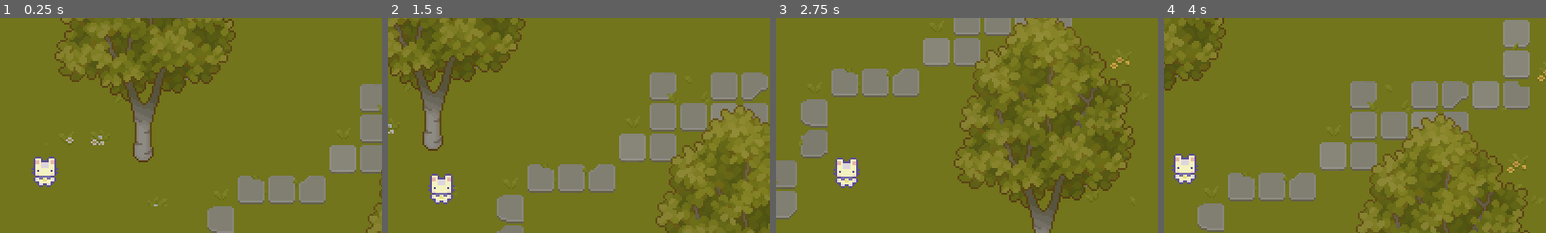
Above: before the commit, frames 1-4 (left to right).
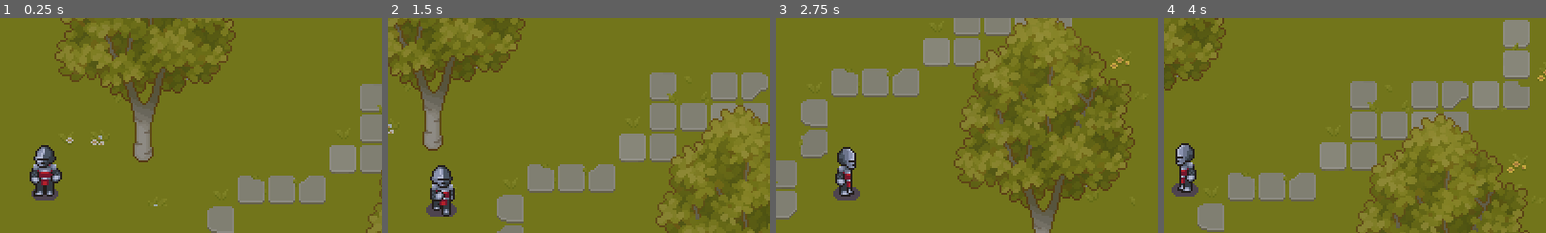
Above: after the commit, the same moments.

Repository: Spontaniczny/BiteHack2024
Game: Godot game, scene res://Levels/main.tscn
Same seed, same stepped clock (60 frames per second), same inputs: the game is played once before the commit and once after it.
Inputs:
- Up to frame 1 (0.25 s): no input
- Up to frame 2 (1.5 s): hold D (ui_right) 0.53-1.28 s; hold S (ui_down) from 1.28 s (still down)
- Up to frame 3 (2.75 s): release S (ui_down) at 2.03 s; hold D (ui_right) from 2.03 s (still down)
- Up to frame 4 (4 s): release D (ui_right) at 2.78 s; hold W (ui_up) 2.78-3.53 s; hold A (ui_left) from 3.53 s (still down)
The pictures show only the part of the screen within x 44-94%, y 14-64%; the shares and areas given below are measured in that part.

The runs differ from the first frame. In frame 1, 1.6% of the frame differs, in the area x 7-17%, y 59-85%; in frame 2, 1.4%; in frame 3, 1.4%; in frame 4, 1.4%.

Commit message:
Added player animations

Diff:
--- a/Characters/player_cat.gd
+++ b/Characters/player_cat.gd
@@ -1,7 +1,15 @@
 extends CharacterBody2D
 
 @export var move_speed: float = 75
+#@export var starting_tree : Vector2 = Vector2(0, 1)
+@export var starting_direction : Vector2 = Vector2(0, 1)
 
+@onready var animation_tree = $AnimationTree
+@onready var state_machine = animation_tree.get("parameters/playback")
+
+func _ready():
+	#animation_tree.set("parameters/idle/blend_position", starting_tree)
+	update_animation_parameters(starting_direction)
 
 func _physics_process(delta):
 	# get input
@@ -10,8 +18,22 @@
 		Input.get_action_strength("ui_down") - Input.get_action_strength("ui_up")
 	)
 
+	update_animation_parameters(input_direction)
+
 	# update velocity
 	velocity = input_direction * move_speed
 
 	# Move and slide
 	move_and_slide()
+	pick_new_state()
+
+func update_animation_parameters(move_input: Vector2):
+	if (move_input != Vector2.ZERO):
+		animation_tree.set("parameters/Walk/blend_position", move_input)
+		animation_tree.set("parameters/Idle/blend_position", move_input)
+
+func pick_new_state():
+	if(velocity != Vector2.ZERO):
+		state_machine.travel("Walk")
+	else:
+		state_machine.travel("Idle")
--- a/Characters/player_cat.tscn
+++ b/Characters/player_cat.tscn
@@ -1,28 +1,266 @@
-[gd_scene load_steps=5 format=3 uid="uid://d1dc60qdg6qx"]
+[gd_scene load_steps=28 format=3 uid="uid://d1dc60qdg6qx"]
 
 [ext_resource type="Script" path="res://Characters/player_cat.gd" id="1_ca8yp"]
-[ext_resource type="Texture2D" uid="uid://da8l75f6ba7w3" path="res://assets/Characters/Basic Charakter Spritesheet.png" id="1_n6mph"]
+[ext_resource type="Texture2D" uid="uid://cjrqqde36ay8q" path="res://assets/Characters/Knight.png" id="2_o7kxj"]
 
 [sub_resource type="RectangleShape2D" id="RectangleShape2D_lxoj5"]
-size = Vector2(10, 6)
+size = Vector2(24, 28)
+
+[sub_resource type="Animation" id="Animation_gjnyx"]
+length = 0.001
+tracks/0/type = "value"
+tracks/0/imported = false
+tracks/0/enabled = true
+tracks/0/path = NodePath("Sprite2D:frame")
+tracks/0/interp = 1
+tracks/0/loop_wrap = true
+tracks/0/keys = {
+"times": PackedFloat32Array(0),
+"transitions": PackedFloat32Array(1),
+"update": 1,
+"values": [0]
+}
+
+[sub_resource type="Animation" id="Animation_lfo7g"]
+resource_name = "idle_down"
+length = 0.4
+loop_mode = 1
+tracks/0/type = "value"
+tracks/0/imported = false
+tracks/0/enabled = true
+tracks/0/path = NodePath("Sprite2D:frame")
+tracks/0/interp = 1
+tracks/0/loop_wrap = true
+tracks/0/keys = {
+"times": PackedFloat32Array(0, 0.1, 0.2, 0.3),
+"transitions": PackedFloat32Array(1, 1, 1, 1),
+"update": 1,
+"values": [0, 1, 2, 3]
+}
+
+[sub_resource type="Animation" id="Animation_2np7q"]
+resource_name = "idle_up"
+length = 0.4
+loop_mode = 1
+tracks/0/type = "value"
+tracks/0/imported = false
+tracks/0/enabled = true
+tracks/0/path = NodePath("Sprite2D:frame")
+tracks/0/interp = 1
+tracks/0/loop_wrap = true
+tracks/0/keys = {
+"times": PackedFloat32Array(0, 0.1, 0.2, 0.3),
+"transitions": PackedFloat32Array(1, 1, 1, 1),
+"update": 1,
+"values": [12, 13, 14, 15]
+}
+
+[sub_resource type="Animation" id="Animation_2w4dn"]
+resource_name = "idle_right"
+length = 0.4
+loop_mode = 1
+tracks/0/type = "value"
+tracks/0/imported = false
+tracks/0/enabled = true
+tracks/0/path = NodePath("Sprite2D:frame")
+tracks/0/interp = 1
+tracks/0/loop_wrap = true
+tracks/0/keys = {
+"times": PackedFloat32Array(0, 0.1, 0.2, 0.3),
+"transitions": PackedFloat32Array(1, 1, 1, 1),
+"update": 1,
+"values": [8, 9, 10, 11]
+}
+
+[sub_resource type="Animation" id="Animation_6t35v"]
+resource_name = "idle_left"
+length = 0.4
+loop_mode = 1
+tracks/0/type = "value"
+tracks/0/imported = false
+tracks/0/enabled = true
+tracks/0/path = NodePath("Sprite2D:frame")
+tracks/0/interp = 1
+tracks/0/loop_wrap = true
+tracks/0/keys = {
+"times": PackedFloat32Array(0, 0.1, 0.2, 0.3),
+"transitions": PackedFloat32Array(1, 1, 1, 1),
+"update": 1,
+"values": [4, 5, 6, 7]
+}
+
+[sub_resource type="Animation" id="Animation_8pojk"]
+resource_name = "walk_left"
+length = 0.4
+loop_mode = 1
+tracks/0/type = "value"
+tracks/0/imported = false
+tracks/0/enabled = true
+tracks/0/path = NodePath("Sprite2D:frame")
+tracks/0/interp = 1
+tracks/0/loop_wrap = true
+tracks/0/keys = {
+"times": PackedFloat32Array(0, 0.1, 0.2, 0.3),
+"transitions": PackedFloat32Array(1, 1, 1, 1),
+"update": 1,
+"values": [20, 21, 22, 23]
+}
+
+[sub_resource type="Animation" id="Animation_suggj"]
+resource_name = "walk_right"
+length = 0.4
+loop_mode = 1
+tracks/0/type = "value"
+tracks/0/imported = false
+tracks/0/enabled = true
+tracks/0/path = NodePath("Sprite2D:frame")
+tracks/0/interp = 1
+tracks/0/loop_wrap = true
+tracks/0/keys = {
+"times": PackedFloat32Array(0, 0.1, 0.2, 0.3),
+"transitions": PackedFloat32Array(1, 1, 1, 1),
+"update": 1,
+"values": [24, 25, 26, 27]
+}
+
+[sub_resource type="Animation" id="Animation_otfpq"]
+resource_name = "walk_up"
+length = 0.4
+loop_mode = 1
+tracks/0/type = "value"
+tracks/0/imported = false
+tracks/0/enabled = true
+tracks/0/path = NodePath("Sprite2D:frame")
+tracks/0/interp = 1
+tracks/0/loop_wrap = true
+tracks/0/keys = {
+"times": PackedFloat32Array(0, 0.1, 0.2, 0.3),
+"transitions": PackedFloat32Array(1, 1, 1, 1),
+"update": 1,
+"values": [28, 29, 30, 31]
+}
+
+[sub_resource type="Animation" id="Animation_4uyia"]
+resource_name = "walk_down"
+length = 0.4
+loop_mode = 1
+tracks/0/type = "value"
+tracks/0/imported = false
+tracks/0/enabled = true
+tracks/0/path = NodePath("Sprite2D:frame")
+tracks/0/interp = 1
+tracks/0/loop_wrap = true
+tracks/0/keys = {
+"times": PackedFloat32Array(0, 0.1, 0.2, 0.3),
+"transitions": PackedFloat32Array(1, 1, 1, 1),
+"update": 1,
+"values": [16, 17, 18, 19]
+}
 
 [sub_resource type="AnimationLibrary" id="AnimationLibrary_w76hy"]
-
-[node name="PlayerCat" type="CharacterBody2D"]
+_data = {
+"RESET": SubResource("Animation_gjnyx"),
+"idle_down": SubResource("Animation_lfo7g"),
+"idle_left": SubResource("Animation_6t35v"),
+"idle_right": SubResource("Animation_2w4dn"),
+"idle_up": SubResource("Animation_2np7q"),
+"walk_down": SubResource("Animation_4uyia"),
+"walk_left": SubResource("Animation_8pojk"),
+"walk_right": SubResource("Animation_suggj"),
+"walk_up": SubResource("Animation_otfpq")
+}
+
+[sub_resource type="AnimationNodeAnimation" id="AnimationNodeAnimation_ng5xk"]
+animation = &"idle_down"
+
+[sub_resource type="AnimationNodeAnimation" id="AnimationNodeAnimation_arwdt"]
+animation = &"idle_up"
+
+[sub_resource type="AnimationNodeAnimation" id="AnimationNodeAnimation_d27xm"]
+animation = &"idle_left"
+
+[sub_resource type="AnimationNodeAnimation" id="AnimationNodeAnimation_xvat5"]
+animation = &"idle_right"
+
+[sub_resource type="AnimationNodeBlendSpace2D" id="AnimationNodeBlendSpace2D_80abk"]
+blend_point_0/node = SubResource("AnimationNodeAnimation_ng5xk")
+blend_point_0/pos = Vector2(0, 1.1)
+blend_point_1/node = SubResource("AnimationNodeAnimation_arwdt")
+blend_point_1/pos = Vector2(0, -1.1)
+blend_point_2/node = SubResource("AnimationNodeAnimation_d27xm")
+blend_point_2/pos = Vector2(-1, 0)
+blend_point_3/node = SubResource("AnimationNodeAnimation_xvat5")
+blend_point_3/pos = Vector2(1, 0)
+min_space = Vector2(-1, -1.1)
+max_space = Vector2(1, 1.1)
+blend_mode = 1
+sync = true
+
+[sub_resource type="AnimationNodeAnimation" id="AnimationNodeAnimation_xf4tx"]
+animation = &"walk_down"
+
+[sub_resource type="AnimationNodeAnimation" id="AnimationNodeAnimation_eesd6"]
+animation = &"walk_up"
+
+[sub_resource type="AnimationNodeAnimation" id="AnimationNodeAnimation_vfq1p"]
+animation = &"walk_right"
+
+[sub_resource type="AnimationNodeAnimation" id="AnimationNodeAnimation_5awxy"]
+animation = &"walk_left"
+
+[sub_resource type="AnimationNodeBlendSpace2D" id="AnimationNodeBlendSpace2D_8ird0"]
+blend_point_0/node = SubResource("AnimationNodeAnimation_xf4tx")
+blend_point_0/pos = Vector2(0, 1.1)
+blend_point_1/node = SubResource("AnimationNodeAnimation_eesd6")
+blend_point_1/pos = Vector2(0, -1.1)
+blend_point_2/node = SubResource("AnimationNodeAnimation_vfq1p")
+blend_point_2/pos = Vector2(1, 0)
+blend_point_3/node = SubResource("AnimationNodeAnimation_5awxy")
+blend_point_3/pos = Vector2(-1, 0)
+min_space = Vector2(-1, -1.1)
+max_space = Vector2(1, 1.1)
+blend_mode = 1
+sync = true
+
+[sub_resource type="AnimationNodeStateMachineTransition" id="AnimationNodeStateMachineTransition_p0wt7"]
+advance_mode = 2
+
+[sub_resource type="AnimationNodeStateMachineTransition" id="AnimationNodeStateMachineTransition_h0wh5"]
+
+[sub_resource type="AnimationNodeStateMachineTransition" id="AnimationNodeStateMachineTransition_jkm6j"]
+
+[sub_resource type="AnimationNodeStateMachine" id="AnimationNodeStateMachine_qw30d"]
+states/Idle/node = SubResource("AnimationNodeBlendSpace2D_80abk")
+states/Idle/position = Vector2(360, 100)
+states/Walk/node = SubResource("AnimationNodeBlendSpace2D_8ird0")
+states/Walk/position = Vector2(508, 100)
+transitions = ["Start", "Idle", SubResource("AnimationNodeStateMachineTransition_p0wt7"), "Idle", "Walk", SubResource("AnimationNodeStateMachineTransition_h0wh5"), "Walk", "Idle", SubResource("AnimationNodeStateMachineTransition_jkm6j")]
+
+[node name="Player" type="CharacterBody2D"]
 script = ExtResource("1_ca8yp")
 
 [node name="Sprite2D" type="Sprite2D" parent="."]
-texture = ExtResource("1_n6mph")
+scale = Vector2(0.5, 0.5)
+texture = ExtResource("2_o7kxj")
 hframes = 4
-vframes = 4
+vframes = 8
 
 [node name="CollisionShape2D" type="CollisionShape2D" parent="."]
-position = Vector2(0, 5)
+position = Vector2(0, 6)
+scale = Vector2(0.5, 0.5)
 shape = SubResource("RectangleShape2D_lxoj5")
 
 [node name="AnimationPlayer" type="AnimationPlayer" parent="."]
+deterministic = true
 libraries = {
 "": SubResource("AnimationLibrary_w76hy")
 }
 
 [node name="AnimationTree" type="AnimationTree" parent="."]
+libraries = {
+"": SubResource("AnimationLibrary_w76hy")
+}
+tree_root = SubResource("AnimationNodeStateMachine_qw30d")
+anim_player = NodePath("../AnimationPlayer")
+parameters/Idle/blend_position = Vector2(0, 1)
+parameters/Walk/blend_position = Vector2(-0.00160003, 0.00484574)
--- a/Levels/main.tscn
+++ b/Levels/main.tscn
@@ -2106,10 +2106,10 @@
 layer_2/z_index = 5
 layer_2/tile_data = PackedInt32Array(458767, 851969, 8, 458766, 786433, 8, 65548, 655361, 2, 131084, 655361, 3, 196620, …(2175 unchanged characters)…
 
-[node name="PlayerCat" parent="." instance=ExtResource("1_ljvj7")]
+[node name="Player" parent="." instance=ExtResource("1_ljvj7")]
 position = Vector2(188, 142)
 
-[node name="RemoteTransform2D" type="RemoteTransform2D" parent="PlayerCat"]
+[node name="RemoteTransform2D" type="RemoteTransform2D" parent="Player"]
 remote_path = NodePath("../../Camera2D")
 
 [node name="Camera2D" type="Camera2D" parent="."]
Binary file added: assets/Characters/Knight-1.png
Not shown, added: assets/Characters/Knight-1.png.import
Binary file added: assets/Characters/Knight-1_idle.png
Not shown, added: assets/Characters/Knight-1_idle.png.import
Binary file added: assets/Characters/Knight.png
Not shown, added: assets/Characters/Knight.png.import
